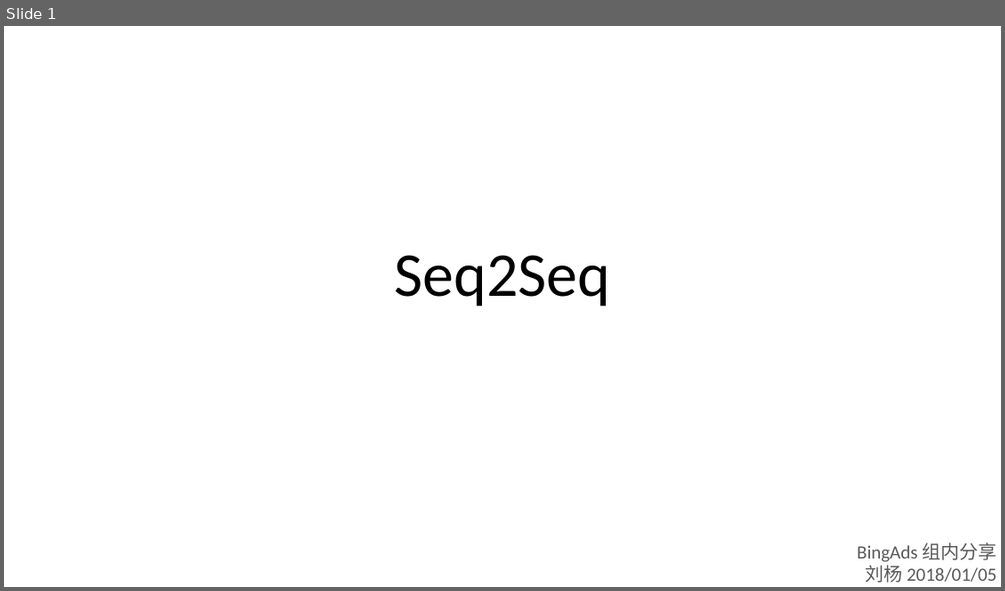
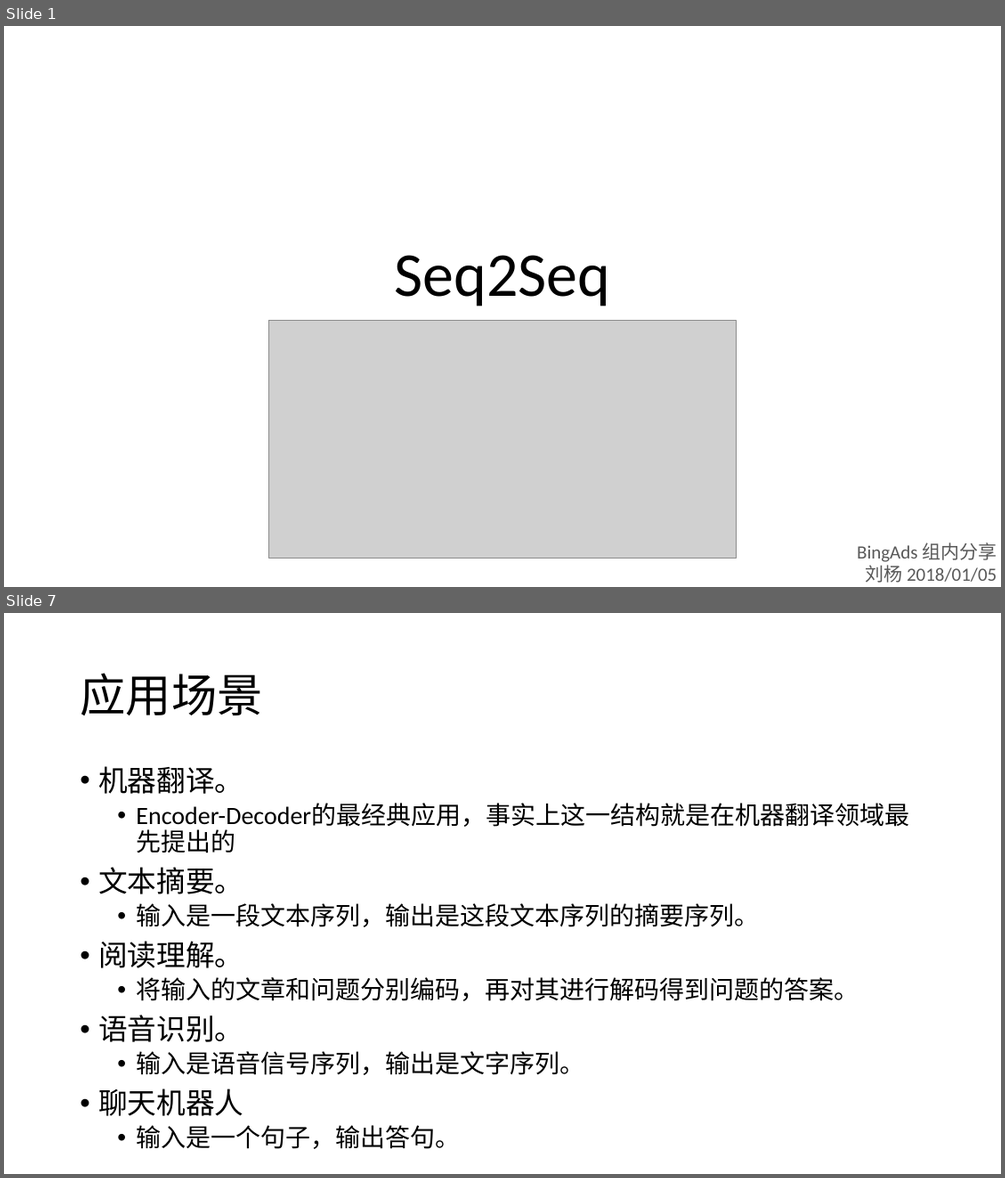
Before and after one commit to foamliu/Learning-DL, a slide deck: nlp/Seq2Seq.pptx. Shown one above the other, each under a label of ours: slide 1 before the commit, slides 1 and 7 after it; the slides between them are not shown. The pictures are 1005x591 and 1005x1178 pixels, drawn with LibreOffice and Linux fonts; fonts in the diff are those of the drawing; grey boxes stand for pictures. Boxes give left, top, right and bottom in pixels: in the first picture for what was removed or moved away, otherwise in the second. Text is boxed around its words. In the diff, an @@ line names an element or a change of style, - is before the commit and + after.

```diff
--- a/nlp/Seq2Seq.pptx
+++ b/nlp/Seq2Seq.pptx
@@ slide 7 added at bbox=[4, 613, 1001, 1174], background #FFFFFF @@
@@ title added at bbox=[80, 673, 262, 715], 44 pt, text #000000 @@
+应用场景
@@ text added at bbox=[98, 766, 909, 1149], 24 pt, text #000000 @@
+• 机器翻译。
+  • Encoder-Decoder的最经典应用，事实上这一结构就是在机器翻译领域最先提出的
+• 文本摘要。
+  • 输入是一段文本序列，输出是这段文本序列的摘要序列。
+• 阅读理解。
+  • 将输入的文章和问题分别编码，再对其进行解码得到问题的答案。
+• 语音识别。
+  • 输入是语音信号序列，输出是文字序列。
+• 聊天机器人
+  • 输入是一个句子，输出答句。
@@ slide 1 changed as well @@
@@ picture added at bbox=[268, 321, 736, 558] @@
```
Also in this commit, not shown: 1 other slide changed, 5 other slides added, 1 slide removed, 1 other file.
